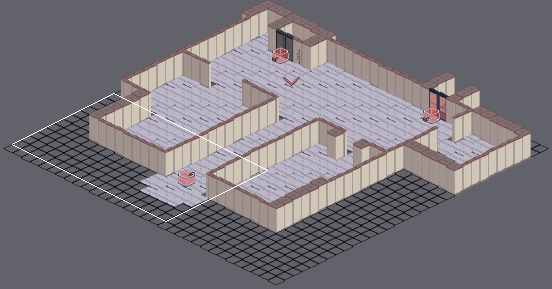
An edit to a level. Tiled map (JSON), src/map/floor1-atrium.json. Above, an overview of the earlier version with the close-up marked.
Close-up. Before the edit:
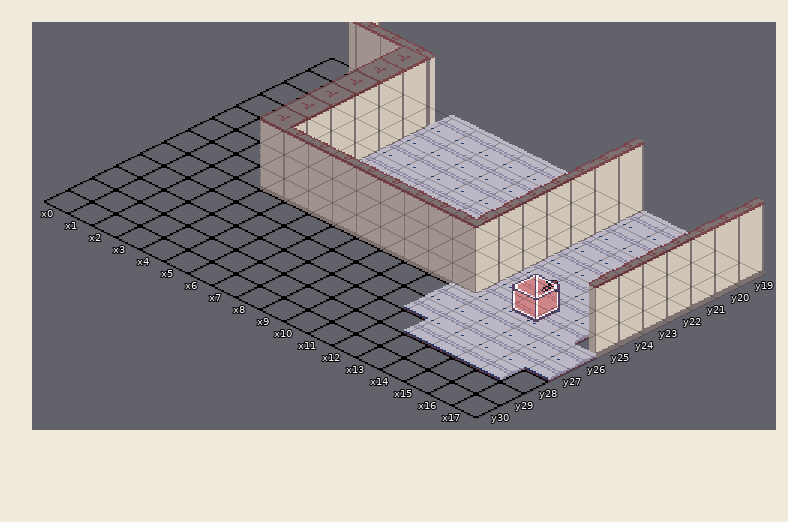
Cells are 32x16 px. Isometric: x runs down to the right, y down to the left. Shown: x 0..17, y 19..30. The commit also changed other parts of the map, which this record leaves out.
The same view after the edit:
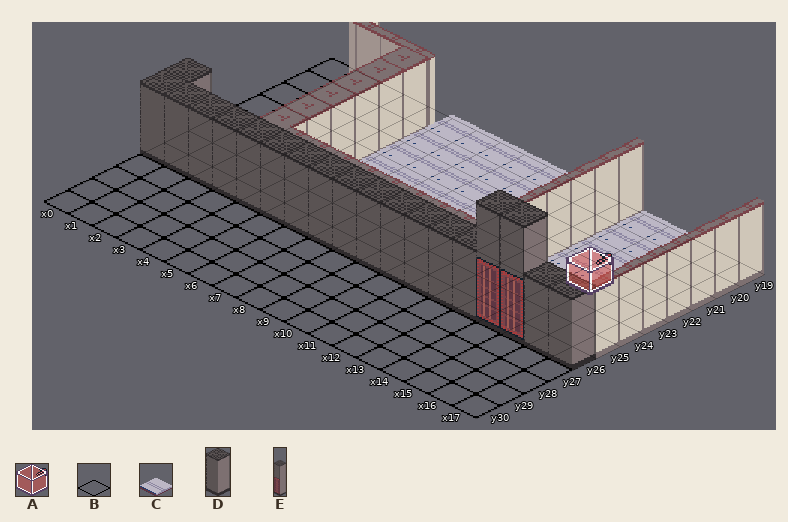
Key: from "control": A 7; from "floors": B 0, C 1; from "walls": D 32; from "walls128": E 2.
_ is an empty cell.
Objects are placed by the point they stand on, in cells (3,4 is the top-left corner of cell 3,4); size is 1x1 cell unless given.
Changes in this commit:
Layer "Tiles":
Tile C becomes tile B in row 27 at x 12 to 17; in row 28 at x 13 to 16.
Tile B becomes tile D in row 25 at x 0; in row 26 at x 0 to 11.
Tile C becomes tile D in row 26 at x 12 to 13 and 16 to 17.
Tile C becomes tile E in row 26 at x 14 to 15.
Layer "Objects":
Object A "MarkerDoorB" at 15.2,25.8 size 1x2 becomes A "MarkerDoorEntrance" at 15.2,23.5 size 1x2.
